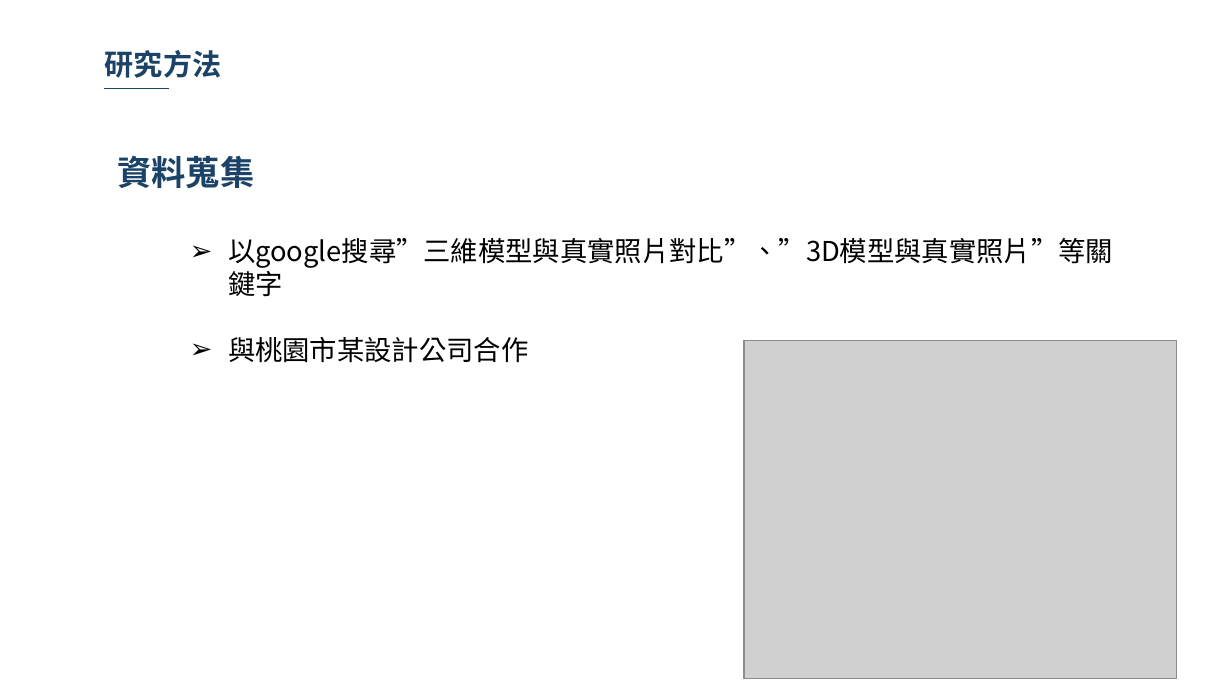
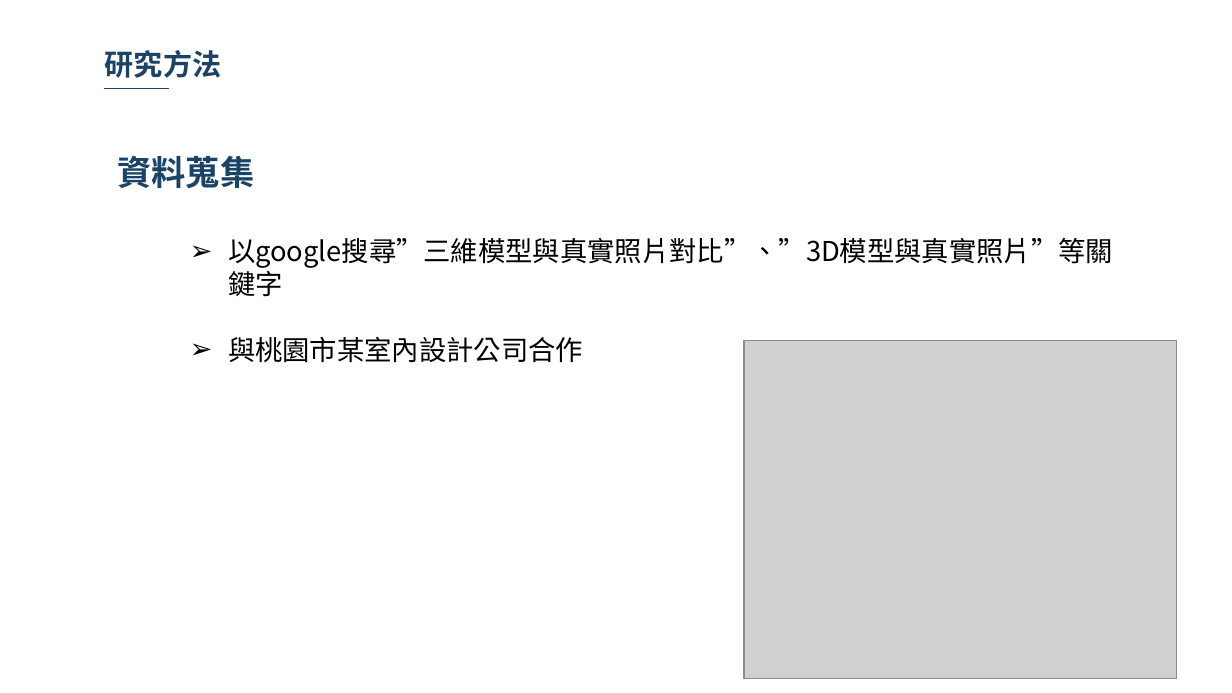
Before and after one commit to 10994015/paper, a slide deck: slide 32 of 論文/論文寫作期末報告.pptx. Drawn at 1232x693 pixels with LibreOffice and Linux fonts; fonts in the diff are those of the drawing; grey boxes stand for pictures; background and template pictures are left out. Boxes give left, top, right and bottom in pixels: in the first picture for what was removed or moved away, otherwise in the second. Text is boxed around its words. In the diff, an @@ line names an element or a change of style, - is before the commit and + after.

```diff
--- a/論文/論文寫作期末報告.pptx
+++ b/論文/論文寫作期末報告.pptx
@@ text at <box>228,337,583,363</box>: text changed @@
-➢ 與桃園市某設計公司合作
+➢ 與桃園市某室內設計公司合作
```
Also in this commit, not shown: 8 other slides changed, 1 slide added, 1 other file.
